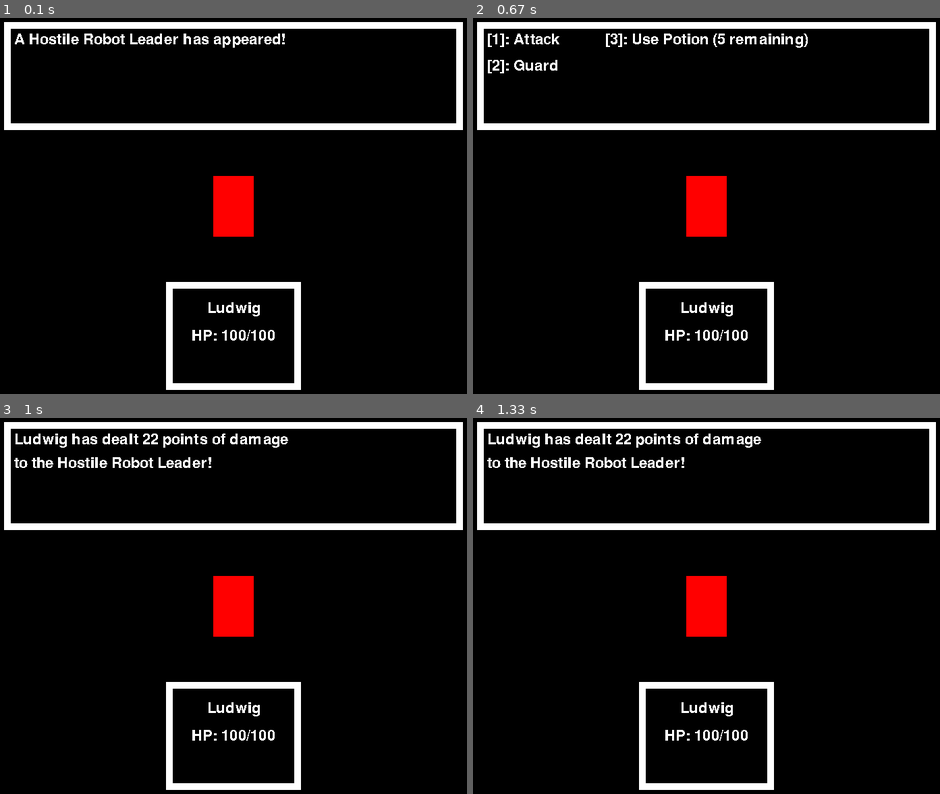
Above: before the commit, frames 1-4 (two rows, left to right).
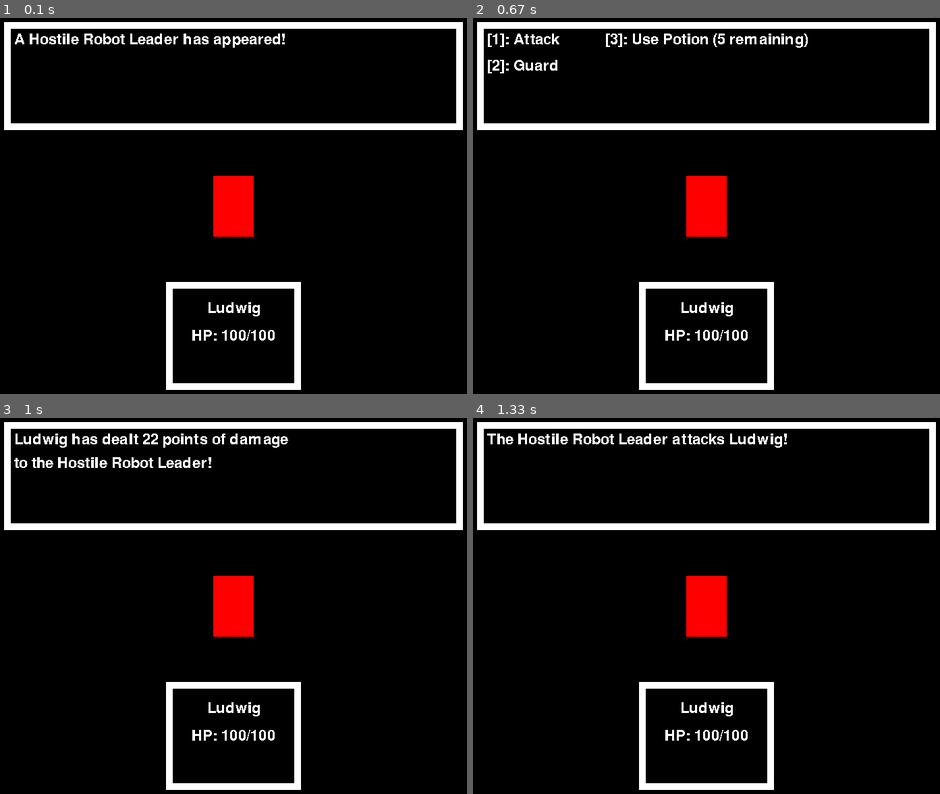
Above: after the commit, the same moments.

Repository: eduardoluis11/final-project-cs50-python
Game: pygame game, started from project.py
Two runs of this game, one before a commit and one after it. Both use one fixed random seed, a clock stepped at 60 frames per second and the inputs below.
Inputs:
- Up to frame 1 (0.1 s): no input
- Up to frame 2 (0.67 s): tap Z at 0.33 s
- Up to frame 3 (1 s): hold 1 from 0.67 s (still down); tap Z at 0.73 s
- Up to frame 4 (1.33 s): tap Z at 1.03 s; release 1 at 1.13 s

Frames 1-3 are identical in both runs. In frame 4, 1.3% of the frame differs, in the area x 3-68%, y 4-14%.

Commit message:
Enemy attacks
I'm rendering a battle message saying that the enemy is attacking the player. I'm still not printing the number of damage points that the enemy is dealing to you.

Diff:
--- a/project.py
+++ b/project.py
@@ -262,7 +262,7 @@
 players_number_of_potions = 5  # Initial number of potions that the player has.
 
 battle_message = "A Hostile Robot Leader has appeared!"  # Battle message. This will change throughout the game.
-battle_message_2 = ""   # If I need to add a second line of text to avoid text from overflowing the dialogue box.
+battle_message_2 = ""  # If I need to add a second line of text to avoid text from overflowing the dialogue box.
 display_battle_intro_message = True  # Boolean that will tell me if I should display "Enemy has appeared!" message.
 display_battle_menu = False  # Boolean that will tell the game if it should render the battle menu's UI.
 
@@ -432,6 +432,11 @@
 YouTube at https://youtu.be/AY9MnQ4x3zk?si=mfCvPMEh2o7MNjM0). However, the damage output
 won't be 100% random. It will be based on the character's base damage. For instance, the attack could be either 10
 points lower or 10 times higher than the character's base damage.
+
+Let’s see: now, let’s create the enemy’s turn. To do that, let’s first make the enemy render a battle message that
+says “the enemy attacks the player!”. This message should show up right after the player’s turn ends (be it for
+attacking, be it for guarding, or be it from drinking a potion). It's pointless to check if the battle menu is
+being rendered during the enemy's turn, since the battle menu will never be rendered on the enemy's turn.
 """
 
 
@@ -461,114 +466,125 @@
             # If the user presses a key
             if event.type == pygame.KEYDOWN:
 
-                # If the user presses a "confirmation" key ("Z") while the "enemy has appeared" message is being displayed
-                if event.key == pygame.K_z and display_battle_intro_message:
-                    # This will turn the boolean that displays the "enemy has appeared!" message to "False"
-                    display_battle_intro_message = False
-
-                    # This will let me render the battle menu's UI
-                    display_battle_menu = True
-
-                    # # DEBUG: This should print "False" for the boolean that displays the intro message
-                    # print("Intro message boolean's current state: " + str(display_battle_intro_message))
-
-                if display_battle_menu:  # If the battle menu is being displayed
-
-                    # I will use a match / case to detect which of the 3 battle command keys are being pressed
-                    match event.key:
-
-                        case pygame.K_1:  # If the user presses "1"
-
-                            # This makes the battle menu to disappear so that the battle messages are rendered
-                            display_battle_menu = False
-
-                            # DEBUG: this will modify the battle message so that it says that you attacked the enemy.
-                            # NONE OF THESE 2 lines of code work! They don't render anything to the screen!
-                            # battle_message = "Ludwig attacks the enemy!"
-                            # game_window.blit(battle_messages_surface, battle_messages_rectangle)
-
-                            # This updates the battle message to indicate that the player attacked the enemy
-                            battle_message = "Ludwig attacks the enemy!"
-
-                            # DEBUG: print "you attacked"
-                            print(f"{player.name} attacks the enemy!")
-
-                            # This tells me that the player just selected the "attack" command
-                            has_player_attacked = True
-
-                            # DEBUG: This tells me what the current value of the "has player attacked" boolean
-                            print("has player attacked boolean value: " + str(has_player_attacked))
-
-                            # # This should stop the "for event" loop (source: w3schools at
-                            # # https://www.w3schools.com/python/ref_keyword_continue.asp).
-                            # break
-
-                            # # If you press the "confirmation" key again ("Z"), a new battle message will show up
-                            # if event.key == pygame.K_z:
-                            #     # This shows how much damage you've dealt to the enemy
-                            #     battle_message = "You've dealt 15 points of damage to the enemy!"
-
-                        case pygame.K_2:  # If the user presses "2"
-
-                            # This makes the battle menu to disappear so that the battle messages are rendered
-                            display_battle_menu = False
-
-                            # This updates the battle message to indicate that you're guarding
-                            battle_message = "Ludwig is on guard!"
-
-                            # DEBUG: print "you are on guard"
-                            print("Ludwig is on guard!")
-
-                            # Your turn ends, and the enemy's turn begins
-                            is_players_turn = False
-                            is_enemys_turn = True
-
-                        case pygame.K_3:  # if the user presses "3"
-
-                            # This makes the battle menu to disappear so that the battle messages are rendered
-                            display_battle_menu = False
-
-                            # This updates the battle message to indicate that you're drinking a potion
-                            battle_message = "Ludwig drank a potion! You have recovered 30 points of HP!"
-
-                            # This reduces the number of potions that you have by 1
-                            players_number_of_potions = players_number_of_potions - 1
-
-                            # DEBUG: print "you have drank a potion"
-                            print("Ludwig drank a potion! You have recovered 30 points of HP!")
-                            # This prints how many potions you have remaining
-                            print(f"Now, you have {players_number_of_potions} potions left.")
-
-                else:  # If I'm no longer rendering the battle menu, and I'm rendering battle messages
-
-                    # If the user presses a key
-                    if event.type == pygame.KEYDOWN:
-
-                        # If the player chose "Attack" and presses the confirmation key.
-                        if has_player_attacked and event.key == pygame.K_z:
-
-                            # This randomly calculates the damage that the player can do to the enemy (from -10 to 10)
-                            randomly_generated_damage_output = player.attack_points + random.randint(-10, 10)
-
-                            # This shows how much damage you've dealt to the enemy
-                            battle_message = (f"{player.name} has dealt {randomly_generated_damage_output} points of "
-                                              f"damage")
-
-                            # battle_message = f"{player.name} has dealt {player.attack_points} points of damage"
-
-                            # Second line of text to prevent the text from getting outside the dialogue box
-                            battle_message_2 = f"to the {enemy.name}!"
-
-                            # This should reduce the enemy's HP from the player's attack.
-                            # I COULD REFACTOR THIS TO PUT IT ON A FUNCTION OUTSIDE OF main()!
-                            enemy.health_points = enemy.health_points - randomly_generated_damage_output
-
-                            # DEBUG: This tells me how many HP points the enemy has after being attacked
-                            print("Enemy's HP points left: " + str(enemy.health_points))
-
-                            # Now, the enemy's turn begins. The player's turn ents
-                            is_players_turn = False
-                            is_enemys_turn = True
+                # If it's the player's turn
+                if is_players_turn:
+
+                    # If the user presses a "confirmation" key ("Z") while the "enemy has appeared" message is being displayed
+                    if event.key == pygame.K_z and display_battle_intro_message:
+                        # This will turn the boolean that displays the "enemy has appeared!" message to "False"
+                        display_battle_intro_message = False
+
+                        # This will let me render the battle menu's UI
+                        display_battle_menu = True
+
+                        # # DEBUG: This should print "False" for the boolean that displays the intro message
+                        # print("Intro message boolean's current state: " + str(display_battle_intro_message))
+
+                    if display_battle_menu:  # If the battle menu is being displayed
+
+                        # I will use a match / case to detect which of the 3 battle command keys are being pressed
+                        match event.key:
+
+                            case pygame.K_1:  # If the user presses "1"
+
+                                # This makes the battle menu to disappear so that the battle messages are rendered
+                                display_battle_menu = False
+
+                                # DEBUG: this will modify the battle message so that it says that you attacked the enemy.
+                                # NONE OF THESE 2 lines of code work! They don't render anything to the screen!
+                                # battle_message = "Ludwig attacks the enemy!"
+                                # game_window.blit(battle_messages_surface, battle_messages_rectangle)
+
+                                # This updates the battle message to indicate that the player attacked the enemy
+                                battle_message = f"{player.name} attacks the {enemy.name}!"
+
+                                # DEBUG: print "you attacked"
+                                print(f"{player.name} attacks the enemy!")
+
+                                # This tells me that the player just selected the "attack" command
+                                has_player_attacked = True
+
+                                # DEBUG: This tells me what the current value of the "has player attacked" boolean
+                                print("has player attacked boolean value: " + str(has_player_attacked))
+
+                                # # This should stop the "for event" loop (source: w3schools at
+                                # # https://www.w3schools.com/python/ref_keyword_continue.asp).
+                                # break
+
+                                # # If you press the "confirmation" key again ("Z"), a new battle message will show up
+                                # if event.key == pygame.K_z:
+                                #     # This shows how much damage you've dealt to the enemy
+                                #     battle_message = "You've dealt 15 points of damage to the enemy!"
+
+                            case pygame.K_2:  # If the user presses "2"
+
+                                # This makes the battle menu to disappear so that the battle messages are rendered
+                                display_battle_menu = False
+
+                                # This updates the battle message to indicate that you're guarding
+                                battle_message = "Ludwig is on guard!"
+
+                                # DEBUG: print "you are on guard"
+                                print("Ludwig is on guard!")
+
+                                # Your turn ends, and the enemy's turn begins
+                                is_players_turn = False
+                                is_enemys_turn = True
+
+                            case pygame.K_3:  # if the user presses "3"
+
+                                # This makes the battle menu to disappear so that the battle messages are rendered
+                                display_battle_menu = False
+
+                                # This updates the battle message to indicate that you're drinking a potion
+                                battle_message = "Ludwig drank a potion! You have recovered 30 points of HP!"
+
+                                # This reduces the number of potions that you have by 1
+                                players_number_of_potions = players_number_of_potions - 1
+
+                                # DEBUG: print "you have drank a potion"
+                                print("Ludwig drank a potion! You have recovered 30 points of HP!")
+                                # This prints how many potions you have remaining
+                                print(f"Now, you have {players_number_of_potions} potions left.")
+
+                    else:  # If I'm no longer rendering the battle menu, and I'm rendering battle messages
+
+                        # If the user presses a key
+                        if event.type == pygame.KEYDOWN:
+
+                            # If the player chose "Attack" and presses the confirmation key.
+                            if has_player_attacked and event.key == pygame.K_z:
+                                # This randomly calculates the damage that the player can do to the enemy (from -10 to 10)
+                                randomly_generated_damage_output = player.attack_points + random.randint(-10, 10)
+
+                                # This shows how much damage you've dealt to the enemy
+                                battle_message = (
+                                    f"{player.name} has dealt {randomly_generated_damage_output} points of "
+                                    f"damage")
+
+                                # battle_message = f"{player.name} has dealt {player.attack_points} points of damage"
+
+                                # Second line of text to prevent the text from getting outside the dialogue box
+                                battle_message_2 = f"to the {enemy.name}!"
+
+                                # This should reduce the enemy's HP from the player's attack.
+                                # I COULD REFACTOR THIS TO PUT IT ON A FUNCTION OUTSIDE OF main()!
+                                enemy.health_points = enemy.health_points - randomly_generated_damage_output
+
+                                # DEBUG: This tells me how many HP points the enemy has after being attacked
+                                print("Enemy's HP points left: " + str(enemy.health_points))
+
+                                # Now, the enemy's turn begins. The player's turn ents
+                                is_players_turn = False
+                                is_enemys_turn = True
+
+                elif is_enemys_turn:  # If it's the enemy's turn
+
+                    if event.key == pygame.K_z:  # If the user presses the confirmation key
+
+                        # The dialogue box shows you that the enemy is attacking the player
+                        battle_message = f"The {enemy.name} attacks {player.name}!"
+                        battle_message_2 = ""   # Second line of the battle message (empty)
 
         # If no input is detected by the user (if they don't click nor press any keys), this will execute
 
